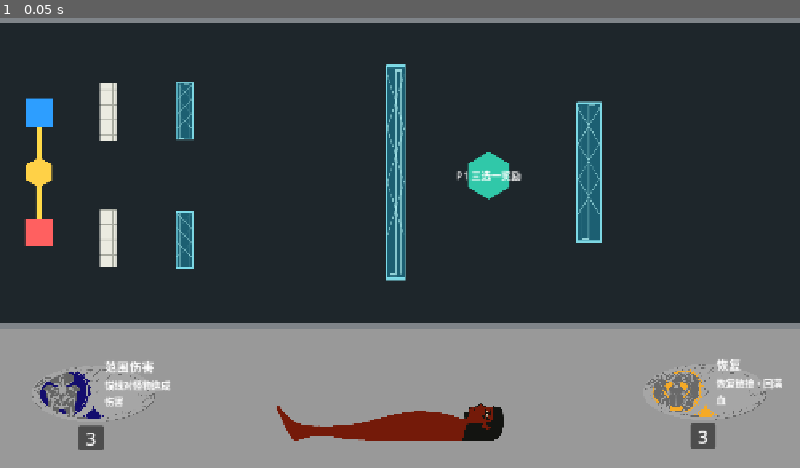
Above: before the commit, frame 1.
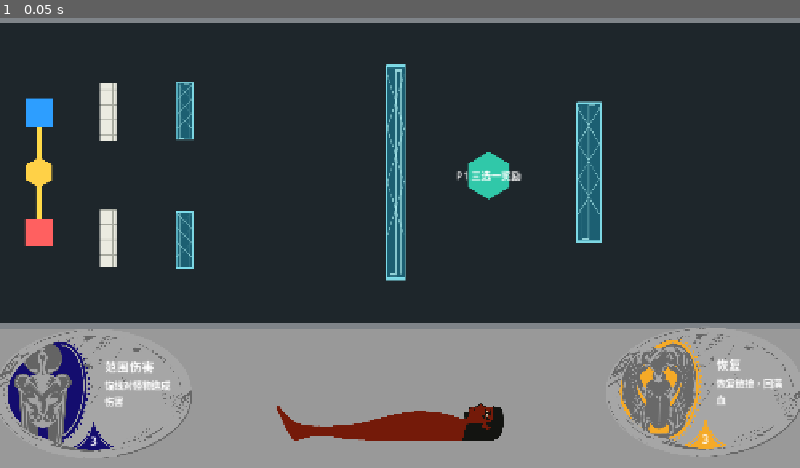
Above: after the commit, the same moment.

Repository: Jiufoduck/2026CGJ
Game: Godot game, scene res://scenes/main/MainScene.tscn
The game is run twice, just before and just after one commit, with the same random seed, the same clock (stepped at 60 frames per second) and the same inputs.
Inputs:
- Up to frame 1 (0.05 s): no input

The runs differ from the first frame. In frame 1, 3.6% of the frame differs, in the area x 0-100%, y 68-98%.

Commit message:
hand_card_finished

Diff:
--- /dev/null
+++ b/assets/theme/player_card_attack_consumable_p1.tres
@@ -0,0 +1,14 @@
+[gd_resource type="StyleBoxTexture" format=3]
+
+[ext_resource type="Texture2D" path="res://assets/玩家手牌/攻击 可消耗 玩家1.png" id="1_texture"]
+
+[resource]
+content_margin_left = 59.0
+content_margin_top = 23.0
+content_margin_right = 71.0
+content_margin_bottom = 59.0
+texture = ExtResource("1_texture")
+expand_margin_left = 60.0
+expand_margin_top = 60.0
+expand_margin_right = 60.0
+expand_margin_bottom = 60.0
--- /dev/null
+++ b/assets/theme/player_card_attack_consumable_p2.tres
@@ -0,0 +1,14 @@
+[gd_resource type="StyleBoxTexture" format=3]
+
+[ext_resource type="Texture2D" path="res://assets/玩家手牌/攻击 可消耗 玩家2.png" id="1_texture"]
+
+[resource]
+content_margin_left = 59.0
+content_margin_top = 23.0
+content_margin_right = 71.0
+content_margin_bottom = 59.0
+texture = ExtResource("1_texture")
+expand_margin_left = 60.0
+expand_margin_top = 60.0
+expand_margin_right = 60.0
+expand_margin_bottom = 60.0
--- /dev/null
+++ b/assets/theme/player_card_attack_unconsumable_p1.tres
@@ -0,0 +1,14 @@
+[gd_resource type="StyleBoxTexture" format=3]
+
+[ext_resource type="Texture2D" path="res://assets/玩家手牌/攻击 不可消耗 玩家1.png" id="1_texture"]
+
+[resource]
+content_margin_left = 59.0
+content_margin_top = 23.0
+content_margin_right = 71.0
+content_margin_bottom = 59.0
+texture = ExtResource("1_texture")
+expand_margin_left = 60.0
+expand_margin_top = 60.0
+expand_margin_right = 60.0
+expand_margin_bottom = 60.0
--- /dev/null
+++ b/assets/theme/player_card_attack_unconsumable_p2.tres
@@ -0,0 +1,14 @@
+[gd_resource type="StyleBoxTexture" format=3]
+
+[ext_resource type="Texture2D" path="res://assets/玩家手牌/攻击 不可消耗 玩家2.png" id="1_texture"]
+
+[resource]
+content_margin_left = 59.0
+content_margin_top = 23.0
+content_margin_right = 71.0
+content_margin_bottom = 59.0
+texture = ExtResource("1_texture")
+expand_margin_left = 60.0
+expand_margin_top = 60.0
+expand_margin_right = 60.0
+expand_margin_bottom = 60.0
--- /dev/null
+++ b/assets/theme/player_card_enhance_consumable_p1.tres
@@ -0,0 +1,14 @@
+[gd_resource type="StyleBoxTexture" format=3]
+
+[ext_resource type="Texture2D" path="res://assets/玩家手牌/增益 可消耗 玩家1.png" id="1_texture"]
+
+[resource]
+content_margin_left = 59.0
+content_margin_top = 23.0
+content_margin_right = 71.0
+content_margin_bottom = 59.0
+texture = ExtResource("1_texture")
+expand_margin_left = 60.0
+expand_margin_top = 60.0
+expand_margin_right = 60.0
+expand_margin_bottom = 60.0
--- /dev/null
+++ b/assets/theme/player_card_enhance_consumable_p2.tres
@@ -0,0 +1,14 @@
+[gd_resource type="StyleBoxTexture" format=3]
+
+[ext_resource type="Texture2D" path="res://assets/玩家手牌/增益 可消耗 玩家2.png" id="1_texture"]
+
+[resource]
+content_margin_left = 59.0
+content_margin_top = 23.0
+content_margin_right = 71.0
+content_margin_bottom = 59.0
+texture = ExtResource("1_texture")
+expand_margin_left = 60.0
+expand_margin_top = 60.0
+expand_margin_right = 60.0
+expand_margin_bottom = 60.0
--- /dev/null
+++ b/assets/theme/player_card_enhance_unconsumable_p1.tres
@@ -0,0 +1,14 @@
+[gd_resource type="StyleBoxTexture" format=3]
+
+[ext_resource type="Texture2D" path="res://assets/玩家手牌/增益 不可消耗 玩家1.png" id="1_texture"]
+
+[resource]
+content_margin_left = 59.0
+content_margin_top = 23.0
+content_margin_right = 71.0
+content_margin_bottom = 59.0
+texture = ExtResource("1_texture")
+expand_margin_left = 60.0
+expand_margin_top = 60.0
+expand_margin_right = 60.0
+expand_margin_bottom = 60.0
--- /dev/null
+++ b/assets/theme/player_card_enhance_unconsumable_p2.tres
@@ -0,0 +1,14 @@
+[gd_resource type="StyleBoxTexture" format=3]
+
+[ext_resource type="Texture2D" path="res://assets/玩家手牌/增益 不可消耗 玩家2.png" id="1_texture"]
+
+[resource]
+content_margin_left = 59.0
+content_margin_top = 23.0
+content_margin_right = 71.0
+content_margin_bottom = 59.0
+texture = ExtResource("1_texture")
+expand_margin_left = 60.0
+expand_margin_top = 60.0
+expand_margin_right = 60.0
+expand_margin_bottom = 60.0
--- a/scenes/ui/player_card_panel.tscn
+++ b/scenes/ui/player_card_panel.tscn
@@ -1,6 +1,6 @@
 [gd_scene format=3 uid="uid://q8m7tgakstqw"]
 
-[ext_resource type="StyleBox" uid="uid://c7ole2s1378hw" path="res://assets/theme/attack.tres" id="1_ovd31"]
+[ext_resource type="StyleBox" path="res://assets/theme/player_card_attack_consumable_p1.tres" id="1_ovd31"]
 [ext_resource type="Script" uid="uid://dh64jdywbqmuj" path="res://scripts/ui/player_card_panel.gd" id="2_ovd31"]
 
 [sub_resource type="LabelSettings" id="LabelSettings_ovd31"]
@@ -17,21 +17,20 @@
 theme_override_styles/panel = ExtResource("1_ovd31")
 script = ExtResource("2_ovd31")
 
-[node name="Panel" type="Panel" parent="." unique_id=1481444802]
-layout_mode = 0
-offset_left = 76.0
-offset_top = 95.0
-offset_right = 116.0
-offset_bottom = 135.0
-
-[node name="Label" type="Label" parent="Panel" unique_id=1900898285]
+[node name="Label" type="Label" parent="." unique_id=1900898285]
 layout_mode = 1
-anchors_preset = 15
-anchor_right = 1.0
-anchor_bottom = 1.0
+anchors_preset = 8
+anchor_left = 0.5
+anchor_top = 0.5
+anchor_right = 0.5
+anchor_bottom = 0.5
+offset_left = -8.0
+offset_top = 53.0
+offset_right = 9.0
+offset_bottom = 95.0
 grow_horizontal = 2
 grow_vertical = 2
-theme_override_font_sizes/font_size = 30
+theme_override_font_sizes/font_size = 20
 text = "3"
 horizontal_alignment = 1
 vertical_alignment = 1
--- a/scripts/ui/player_card_panel.gd
+++ b/scripts/ui/player_card_panel.gd
@@ -1,30 +1,28 @@
 extends Panel
 
 # 脚本说明：
-# - PLAYER_CARD_FACES_BY_KEY：8 种玩家手牌卡面，按玩家、攻击/增益、可消耗/不可消耗切换。
+# - PLAYER_CARD_STYLEBOXES_BY_KEY：8 种玩家手牌主题，按玩家、攻击/增益、可消耗/不可消耗切换。
 # - card_descrip/card_title/card_count_label：面板内文本节点，分别显示描述、标题和当前牌堆张数。
 # - load_card_and_theme(res)：兼容编辑器/资源直接预览入口，把 CardDefinition 转成运行时字典后显示。
 # - load_card_data(card_data, card_count, cooldown_remaining, player_id)：HUD 运行时入口，显示当前牌、牌数和冷却。
 # - set_restore_hint_active(active)：断线期间当前牌是恢复牌时开启循环提示动画。
 # - restore_hint_tween：恢复牌提示动画 Tween，循环高亮/变暗/放大/缩小。
 # - base_scale/base_modulate：面板原始视觉状态，关闭提示动画时恢复。
-# - face_styleboxes_by_key：卡面 StyleBoxTexture 缓存，避免每次刷新面板都新建资源。
 # - _apply_card_theme(card_data)：根据运行时字典里的 type/tags 选择卡面。
 # - _get_card_face_key(card_data, player_id)：把玩家编号、类型和消耗词条组合成卡面 key。
-# - _get_or_create_face_stylebox(face_key)：从 PNG 素材生成可用于 Panel 的 StyleBoxTexture。
 # - _card_has_tag(card_data, tag)：兼容 Array 和 PackedStringArray 的词条判断。
 # - _play_restore_hint_loop()：启动恢复牌循环提示动画。
 # - _stop_restore_hint_loop()：停止提示动画并恢复视觉状态。
 
-const PLAYER_CARD_FACES_BY_KEY := {
-	"p1_attack_consumable": preload("res://assets/玩家手牌/攻击 可消耗 玩家1.png"),
-	"p1_attack_unconsumable": preload("res://assets/玩家手牌/攻击 不可消耗 玩家1.png"),
-	"p1_other_consumable": preload("res://assets/玩家手牌/增益 可消耗 玩家1.png"),
-	"p1_other_unconsumable": preload("res://assets/玩家手牌/增益 不可消耗 玩家1.png"),
-	"p2_attack_consumable": preload("res://assets/玩家手牌/攻击 可消耗 玩家2.png"),
-	"p2_attack_unconsumable": preload("res://assets/玩家手牌/攻击 不可消耗 玩家2.png"),
-	"p2_other_consumable": preload("res://assets/玩家手牌/增益 可消耗 玩家2.png"),
-	"p2_other_unconsumable": preload("res://assets/玩家手牌/增益 不可消耗 玩家2.png"),
+const PLAYER_CARD_STYLEBOXES_BY_KEY := {
+	"p1_attack_consumable": preload("res://assets/theme/player_card_attack_consumable_p1.tres"),
+	"p1_attack_unconsumable": preload("res://assets/theme/player_card_attack_unconsumable_p1.tres"),
+	"p1_other_consumable": preload("res://assets/theme/player_card_enhance_consumable_p1.tres"),
+	"p1_other_unconsumable": preload("res://assets/theme/player_card_enhance_unconsumable_p1.tres"),
+	"p2_attack_consumable": preload("res://assets/theme/player_card_attack_consumable_p2.tres"),
+	"p2_attack_unconsumable": preload("res://assets/theme/player_card_attack_unconsumable_p2.tres"),
+	"p2_other_consumable": preload("res://assets/theme/player_card_enhance_consumable_p2.tres"),
+	"p2_other_unconsumable": preload("res://assets/theme/player_card_enhance_unconsumable_p2.tres"),
 }
 const TAG_CONSUMABLE := "consumable"
 const CARD_TYPE_ATTACK := "attack"
@@ -32,13 +30,12 @@
 
 @onready var card_descrip: Label = $VBoxContainer/CardDescrip
 @onready var card_title: Label = $VBoxContainer/CardTitle
-@onready var card_count_label: Label = $Panel/Label
+@onready var card_count_label: Label = $Label
 
 var restore_hint_tween: Tween
 var restore_hint_active := false
 var base_scale := Vector2.ONE
 var base_modulate := Color.WHITE
-var face_styleboxes_by_key := {}
 
 
 func _ready() -> void:
@@ -91,7 +88,8 @@
 
 
 func _apply_card_theme(card_data: Dictionary, player_id := 0) -> void:
-	add_theme_stylebox_override("panel", _get_or_create_face_stylebox(_get_card_face_key(card_data, player_id)))
+	var face_key := _get_card_face_key(card_data, player_id)
+	add_theme_stylebox_override("panel", PLAYER_CARD_STYLEBOXES_BY_KEY.get(face_key, PLAYER_CARD_STYLEBOXES_BY_KEY["p1_other_unconsumable"]))
 
 
 func _get_card_face_key(card_data: Dictionary, player_id := 0) -> String:
@@ -104,17 +102,6 @@
 	var type_key := "attack" if card_type == CARD_TYPE_ATTACK else "other"
 	var consume_key := "consumable" if _card_has_tag(card_data, TAG_CONSUMABLE) else "unconsumable"
 	return "p%d_%s_%s" % [resolved_player_id, type_key, consume_key]
-
-
-func _get_or_create_face_stylebox(face_key: String) -> StyleBoxTexture:
-	if face_styleboxes_by_key.has(face_key):
-		return face_styleboxes_by_key[face_key]
-
-	var texture: Texture2D = PLAYER_CARD_FACES_BY_KEY.get(face_key, PLAYER_CARD_FACES_BY_KEY["p1_other_unconsumable"])
-	var stylebox := StyleBoxTexture.new()
-	stylebox.texture = texture
-	face_styleboxes_by_key[face_key] = stylebox
-	return stylebox
 
 
 func _card_has_tag(card_data: Dictionary, tag: String) -> bool:
Not shown: 1 places in scenes/main/MainScene.tscn that only renumber resources
